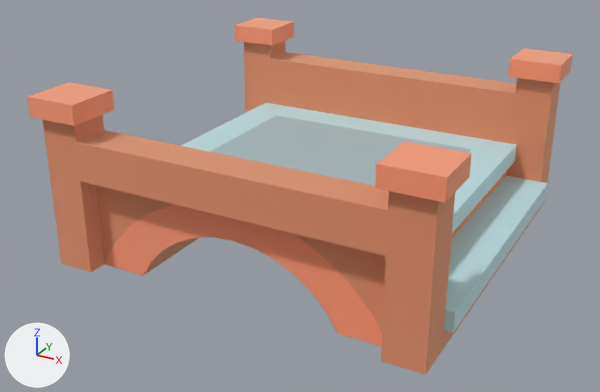
Two versions of the glTF model public/models/nf2/nature/bridge_woodRound.glb, one commit apart.
Camera for both pictures: a 50 mm lens placed at (0.959, -1.872, 0.975), pointed at (-0.032, -0.069, 0.073). The lights are fixed; the arrows at lower left show +X, +Y and +Z. The picture after the commit comes second. Where no turn or scale is listed for an object, it has been applied to the vertices.

The first picture shows 'bridge_woodRound'.
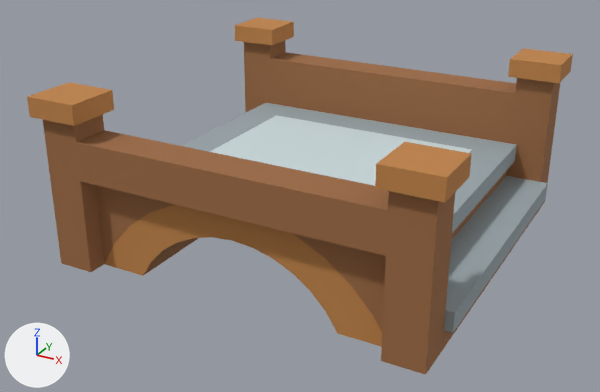
Boxes [x1, y1, x2, y2] around the edits, measured in the pictures (600 x 392 px):
'bridge_woodRound', recoloured, surface changed (darker)
    both: [27, 18, 573, 375]

The change in detail:
In material 'woodBark' (mat_woodbark), metallic goes from 1.0 to 0.0.
Material 'woodBark' (mat_woodbark) changes colour from beige #f2be9e to brown #9c6a42; in linear values from (0.886, 0.514, 0.341) to (0.332, 0.144, 0.0545).
In material 'stone' (mat_stone), metallic goes from 1.0 to 0.0.
Material 'stone' (mat_stone) changes colour from pale blue #ddf2f5 to grey #9aa6ab; in linear values from (0.722, 0.886, 0.91) to (0.323, 0.381, 0.407).
In material 'wood' (mat_wood), metallic goes from 1.0 to 0.0.
Material 'wood' (mat_wood) changes colour from beige #ffc5a7 to orange #c08347; in linear values from (1.0, 0.557, 0.384) to (0.527, 0.227, 0.063).
In material 'stoneDark' (mat_stonedark), metallic goes from 1.0 to 0.0.
Object 'tmpParent' (ob_tmpparent) is deleted.
